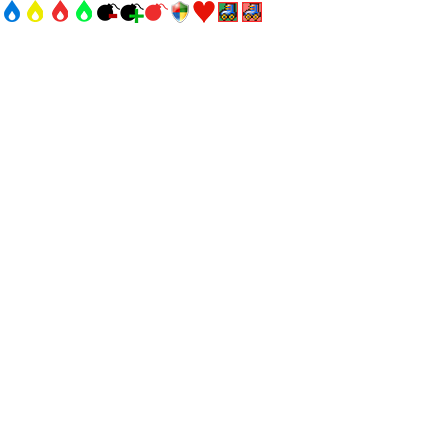
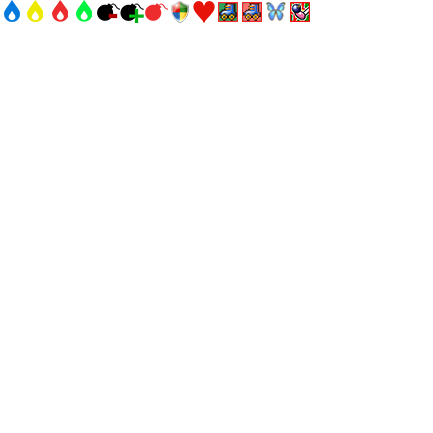
The second w=433, h=433 image is a revision of the first. Changes to its layers:
added layer "hl_item04_ic01" above "Calque 1 copie" over [290, 2, 310, 22]
added layer "Calque 2" above "Rectangle 1" over [266, 2, 286, 21]
